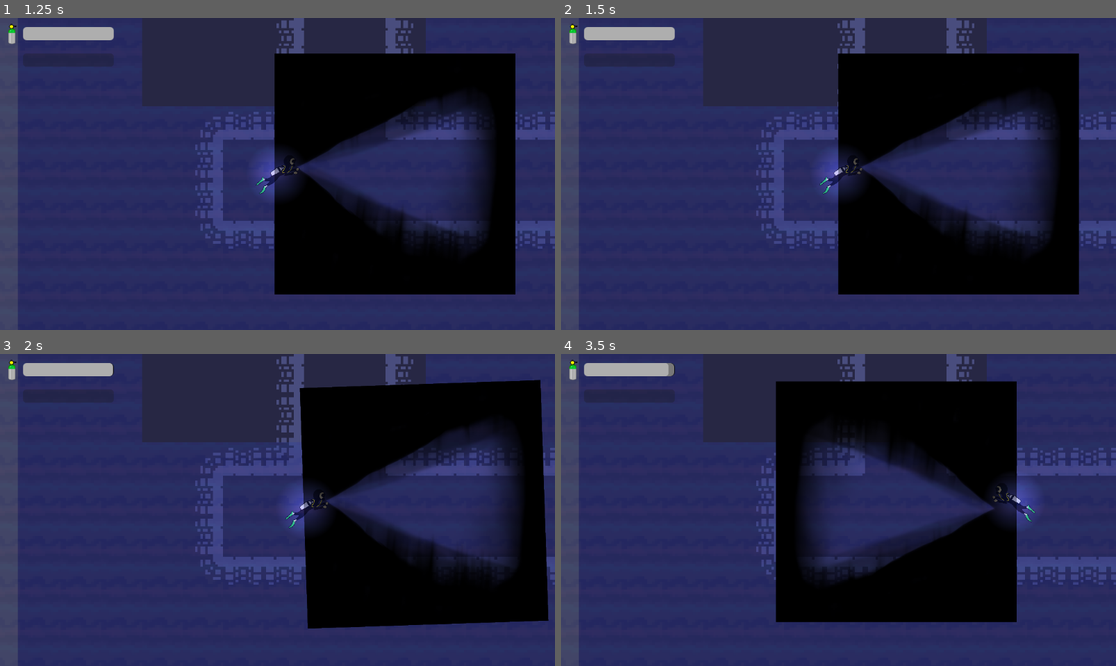
Above: before the commit, frames 1-4 (two rows, left to right).
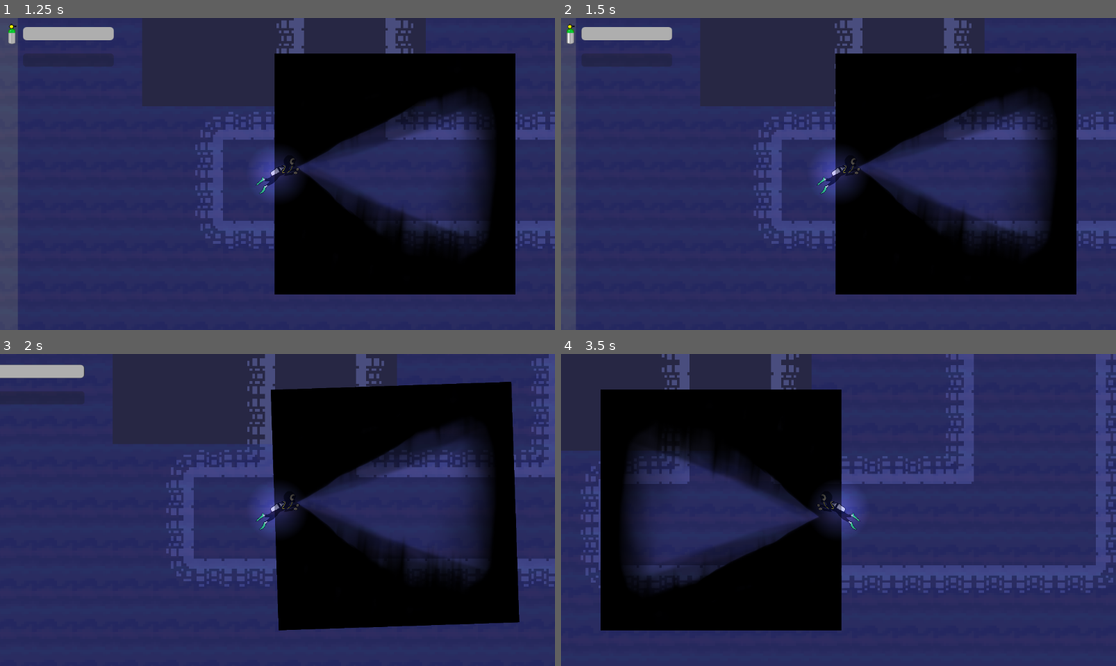
Above: after the commit, the same moments.

Repository: DeclanHarty/InTooDeep
Game: Godot game, scene res://scenes/main_menu.tscn
Two runs of this game, one before a commit and one after it. Both use one fixed random seed, a clock stepped at 60 frames per second and the inputs below. The engine's default icon, where the game draws it, is replaced by a stand-in: a white triangle on a blue panel in a dark square.
Inputs:
- Up to frame 1 (1.25 s): click "play the video game" at 0.5 s
- Up to frame 2 (1.5 s): tap Enter at 1.25 s; hold Right (ui_right) from 1.28 s (still down); hold Space (drop_glowstick) from 1.28 s (still down)
- Up to frame 3 (2 s): keep holding Right (ui_right); keep holding Space (drop_glowstick); tap Up (ui_up) at 1.52 s
- Up to frame 4 (3.5 s): release Space (drop_glowstick) at 2.03 s; tap Space (drop_glowstick) at 2.1 s; tap Up (ui_up) at 2.27 s; release Right (ui_right) at 2.78 s; hold Left (ui_left) from 2.78 s (still down); hold Space (drop_glowstick) from 2.78 s (still down)

Frame 1 is identical in both runs. In frame 2, 3.5% of the frame differs, in the area x 1-100%, y 0-99%; in frame 3, 26%; in frame 4, 56%, in the area x 0-100%, y 0-100%.

Commit message:
Removed the copies

Diff:
--- a/player.tscn
+++ /dev/null
@@ -1,42 +0,0 @@
-[gd_scene load_steps=9 format=3 uid="uid://cx1al2871st5b"]
-
-[ext_resource type="Script" path="res://scripts/player_movement.gd" id="1_wp8fq"]
-[ext_resource type="Texture2D" uid="uid://b0j3pjwr7hnfw" path="res://Assets/player.png" id="2_mbm3v"]
-[ext_resource type="Texture2D" uid="uid://cxdu211o5xqpc" path="res://Assets/light-tex.png" id="3_df32m"]
-[ext_resource type="Script" path="res://scripts/sprite_controller.gd" id="3_fhvif"]
-[ext_resource type="Texture2D" uid="uid://5kim15eni4k7" path="res://Assets/2d_lights_and_shadows_neutral_point_light.webp" id="3_pms1j"]
-[ext_resource type="Script" path="res://scripts/flashlight.gd" id="5_78f7j"]
-[ext_resource type="Script" path="res://scripts/glowstick_dropper.gd" id="7_yh56n"]
-
-[sub_resource type="CapsuleShape2D" id="CapsuleShape2D_pmlwu"]
-
-[node name="CharacterBody2D" type="CharacterBody2D"]
-collision_mask = 2
-script = ExtResource("1_wp8fq")
-
-[node name="CollisionShape2D" type="CollisionShape2D" parent="."]
-rotation = -1.5708
-shape = SubResource("CapsuleShape2D_pmlwu")
-
-[node name="Sprite2D" type="Sprite2D" parent="."]
-texture_filter = 1
-texture = ExtResource("2_mbm3v")
-script = ExtResource("3_fhvif")
-
-[node name="Flashlight" type="PointLight2D" parent="."]
-position = Vector2(244, 0)
-blend_mode = 2
-shadow_item_cull_mask = 2
-texture = ExtResource("3_df32m")
-script = ExtResource("5_78f7j")
-
-[node name="LocalLight" type="PointLight2D" parent="."]
-texture = ExtResource("3_pms1j")
-texture_scale = 0.52
-
-[node name="GlowstickDropper" type="Node2D" parent="."]
-script = ExtResource("7_yh56n")
-
-[connection signal="direction_changed" from="." to="Sprite2D" method="_on_character_body_2d_direction_changed"]
-[connection signal="direction_changed" from="." to="Flashlight" method="_on_character_body_2d_direction_changed"]
-[connection signal="direction_changed" from="." to="GlowstickDropper" method="_on_character_body_2d_direction_changed"]
--- a/scenes/player.tscn
+++ b/scenes/player.tscn
@@ -9,22 +9,20 @@
 
 [sub_resource type="CapsuleShape2D" id="CapsuleShape2D_pmlwu"]
 
-[node name="Player" type="Node2D"]
-
-[node name="CharacterBody2D" type="CharacterBody2D" parent="."]
+[node name="CharacterBody2D" type="CharacterBody2D"]
 collision_mask = 6
 script = ExtResource("1_khcek")
 
-[node name="CollisionShape2D" type="CollisionShape2D" parent="CharacterBody2D"]
+[node name="CollisionShape2D" type="CollisionShape2D" parent="."]
 rotation = -1.5708
 shape = SubResource("CapsuleShape2D_pmlwu")
 
-[node name="Sprite2D" type="Sprite2D" parent="CharacterBody2D"]
+[node name="Sprite2D" type="Sprite2D" parent="."]
 texture_filter = 1
 texture = ExtResource("2_fgmjf")
 script = ExtResource("3_23rrk")
 
-[node name="Flashlight" type="PointLight2D" parent="CharacterBody2D"]
+[node name="Flashlight" type="PointLight2D" parent="."]
 position = Vector2(244, 0)
 blend_mode = 2
 shadow_enabled = true
@@ -32,9 +30,9 @@
 texture = ExtResource("3_df32m")
 script = ExtResource("5_ysap6")
 
-[node name="LocalLight" type="PointLight2D" parent="CharacterBody2D"]
+[node name="LocalLight" type="PointLight2D" parent="."]
 texture = ExtResource("3_pms1j")
 texture_scale = 0.52
 
-[connection signal="direction_changed" from="CharacterBody2D" to="CharacterBody2D/Sprite2D" method="_on_character_body_2d_direction_changed"]
-[connection signal="direction_changed" from="CharacterBody2D" to="CharacterBody2D/Flashlight" method="_on_character_body_2d_direction_changed"]
+[connection signal="direction_changed" from="." to="Sprite2D" method="_on_character_body_2d_direction_changed"]
+[connection signal="direction_changed" from="." to="Flashlight" method="_on_character_body_2d_direction_changed"]
--- a/scenes/player_control_testing.tscn
+++ b/scenes/player_control_testing.tscn
@@ -1,21 +1,14 @@
 [gd_scene load_steps=6 format=3 uid="uid://bnx27j048otog"]
 
-[ext_resource type="Texture2D" uid="uid://bkan4ybqgutri" path="res://Assets/cave-background-xmrf3cnk7aa9t79a.jpg" id="2_2xvi7"]
-[ext_resource type="PackedScene" uid="uid://cx1al2871st5b" path="res://player.tscn" id="3_llxal"]
-[ext_resource type="Script" path="res://scripts/glowstick_manager.gd" id="4_ua50k"]
+[ext_resource type="PackedScene" uid="uid://cx1al2871st5b" path="res://scenes/player.tscn" id="1_26rad"]
+[ext_resource type="Texture2D" uid="uid://bkan4ybqgutri" path="res://Assets/cave-background-xmrf3cnk7aa9t79a.jpg" id="2_6d0f0"]
+[ext_resource type="Script" path="res://scripts/glowstick_manager.gd" id="3_1s3t6"]
 
 [sub_resource type="RectangleShape2D" id="RectangleShape2D_06lkw"]
 
 [sub_resource type="PlaceholderTexture2D" id="PlaceholderTexture2D_m0g45"]
 
 [node name="PlayerControlTesting" type="Node2D"]
-
-[node name="Player" parent="." instance=ExtResource("3_llxal")]
-position = Vector2(-14, -88.57)
-
-[node name="Camera2D" type="Camera2D" parent="Player"]
-modulate = Color(0, 0, 0, 1)
-position = Vector2(14, 87)
 
 [node name="StaticBody2D" type="StaticBody2D" parent="."]
 
@@ -38,4 +31,8 @@
 layer = 5
 
 [node name="GlowstickManager" type="Node2D" parent="."]
-script = ExtResource("4_ua50k")
+script = ExtResource("3_1s3t6")
+
+[node name="Player" parent="." instance=ExtResource("1_26rad")]
+
+[node name="Camera2D" type="Camera2D" parent="Player"]
Not shown: 1 places in scenes/player.tscn that only renumber resources
Not shown: 1 places in scenes/player_control_testing.tscn that only renumber resources
